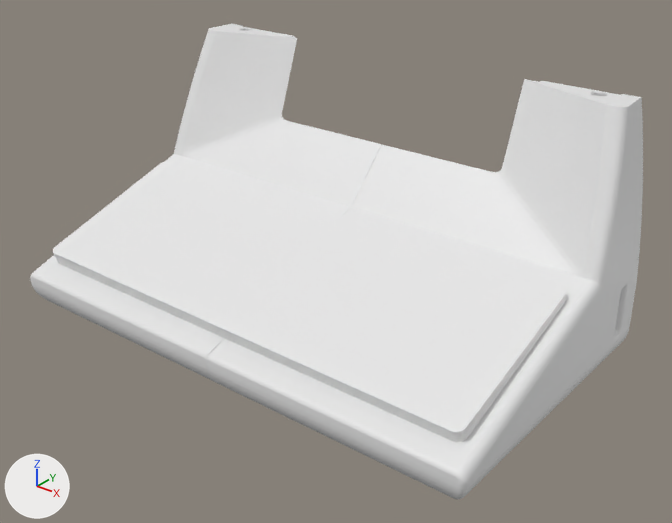
The Blender file DK63.blend as it was, and as the next commit left it.
The view is the same before and after, from a 50 mm lens placed at (312.0, -302.0, 281.0), pointed at (17.0, 67.0, 52.0). The lights are fixed; the arrows at lower left show +X, +Y and +Z.

In view in the first picture: 'DK63_plug', 'c2h_A_front_left_dierya', 'c2h_B_front_right_dierya'.
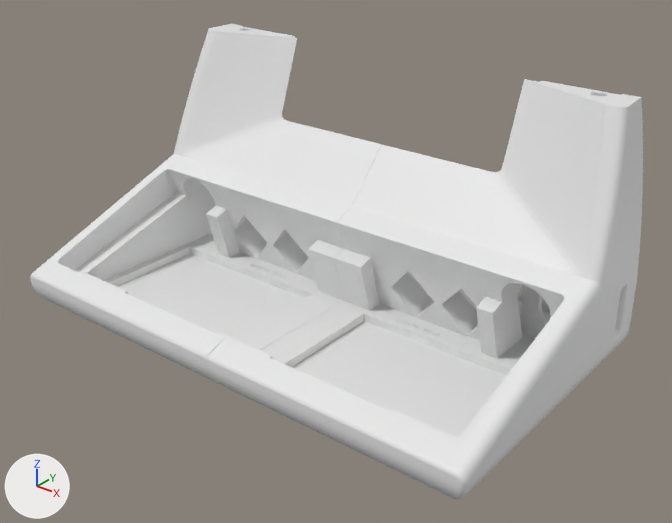
Diff of the bpy script that builds the scene:
```diff
--- a/DK63.blend.py
+++ b/DK63.blend.py
@@ ob_dk63_plug @@
-ob_dk63_plug = bpy.data.objects.new('DK63_plug', me_dk63_plug)
-ob_dk63_plug.location = (0.2, 48.7, 24.8)
-ob_dk63_plug.rotation_euler = (0.321, 0.00636, -0.00195)  # degrees (18, 0.4, -0.1)
```

Where the change shows, as pixel boxes (x1, y1, x2, y2) in the pictures (672 x 523 px):
'DK63_plug', deleted: before (53, 161, 566, 442)
